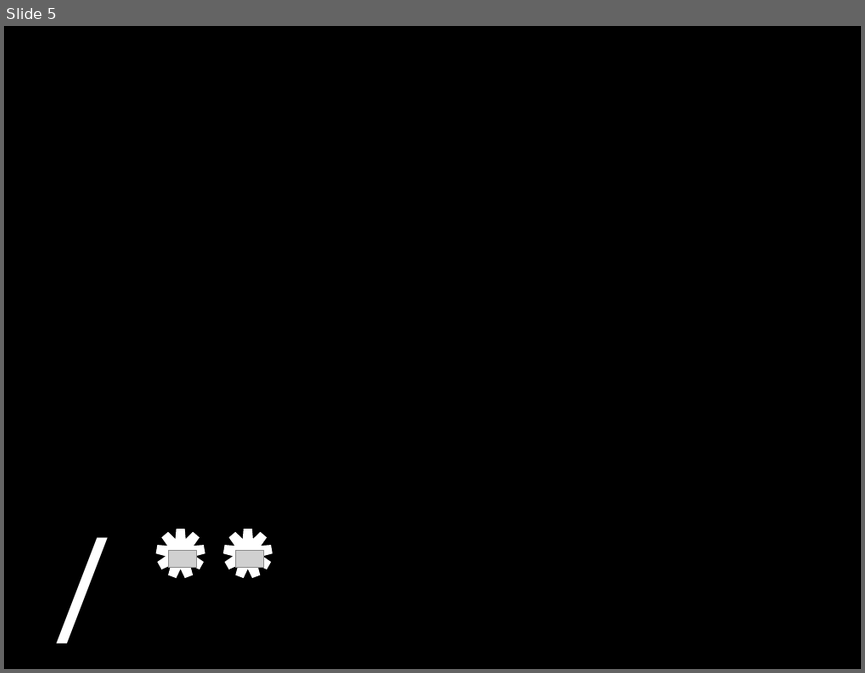
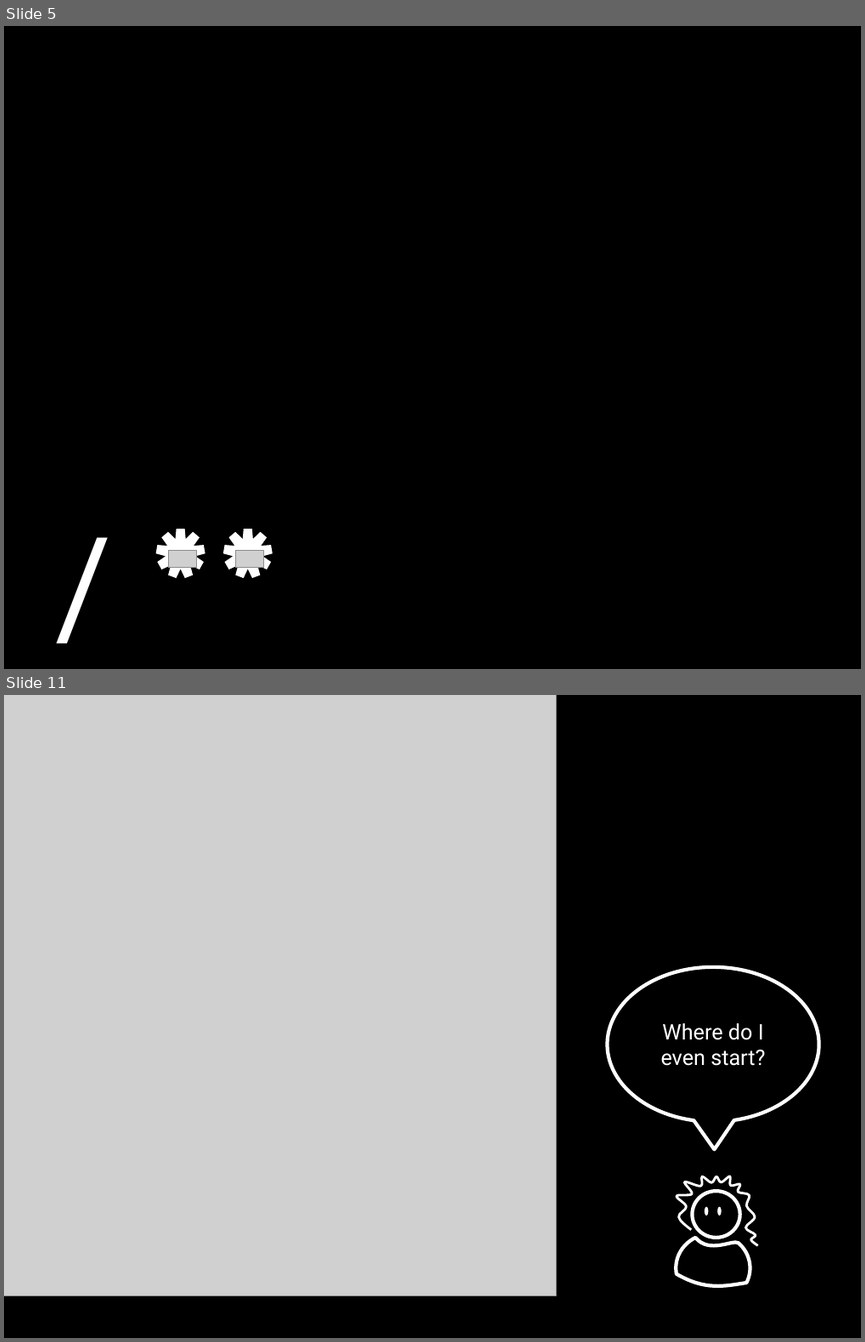
Before and after one commit to socketwench/exampleModuleAintCore, a slide deck: src/exampleModuleAintCore.pptx. Shown one above the other, each under a label of ours: slide 5 before the commit, slides 5 and 11 after it; the slides between them are not shown. The pictures are 865x673 and 865x1342 pixels, drawn with LibreOffice and Linux fonts; fonts in the diff are those of the drawing; grey boxes stand for pictures. Boxes give left, top, right and bottom in pixels: in the first picture for what was removed or moved away, otherwise in the second. Text is boxed around its words. In the diff, an @@ line names an element or a change of style, - is before the commit and + after.

```diff
--- a/src/exampleModuleAintCore.pptx
+++ b/src/exampleModuleAintCore.pptx
@@ slide 11 added at (4, 695, 861, 1338), background #000000 @@
@@ picture added at (4, 695, 556, 1296) @@
@@ speech bubble added at (608, 967, 819, 1121), outline #FFFFFF 3 pt, 18 pt, text #FFFFFF @@
+Where do I even start?
@@ group added at (676, 1175, 758, 1287): 3 ellipses, 2 freeform shapes @@
```
Also in this commit, not shown: 2 slides changed, 6 other slides added, 13 other files.
